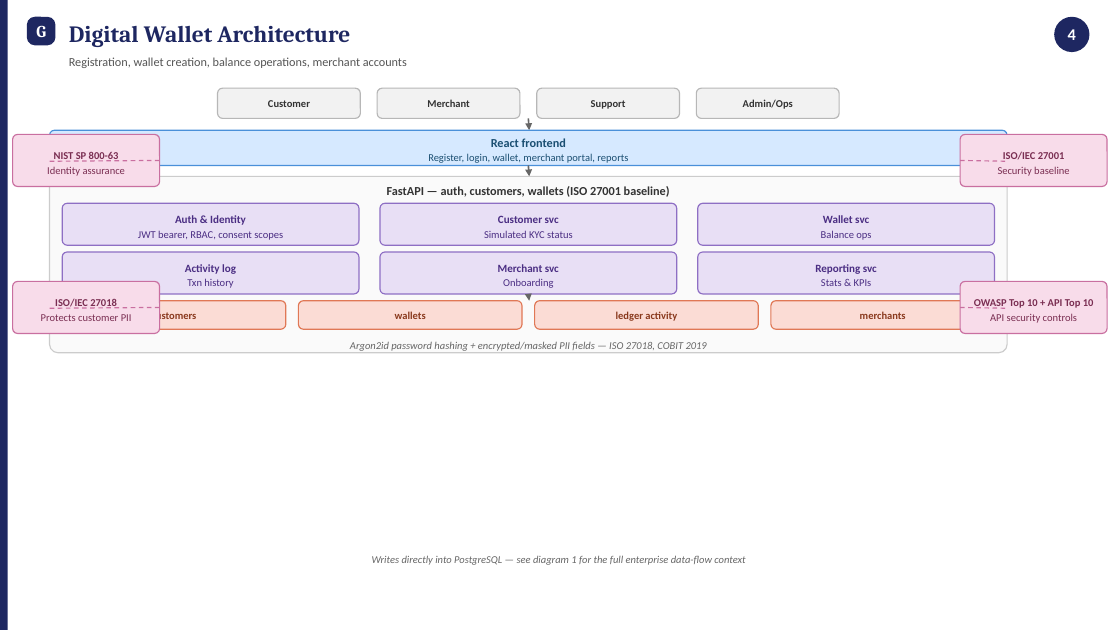
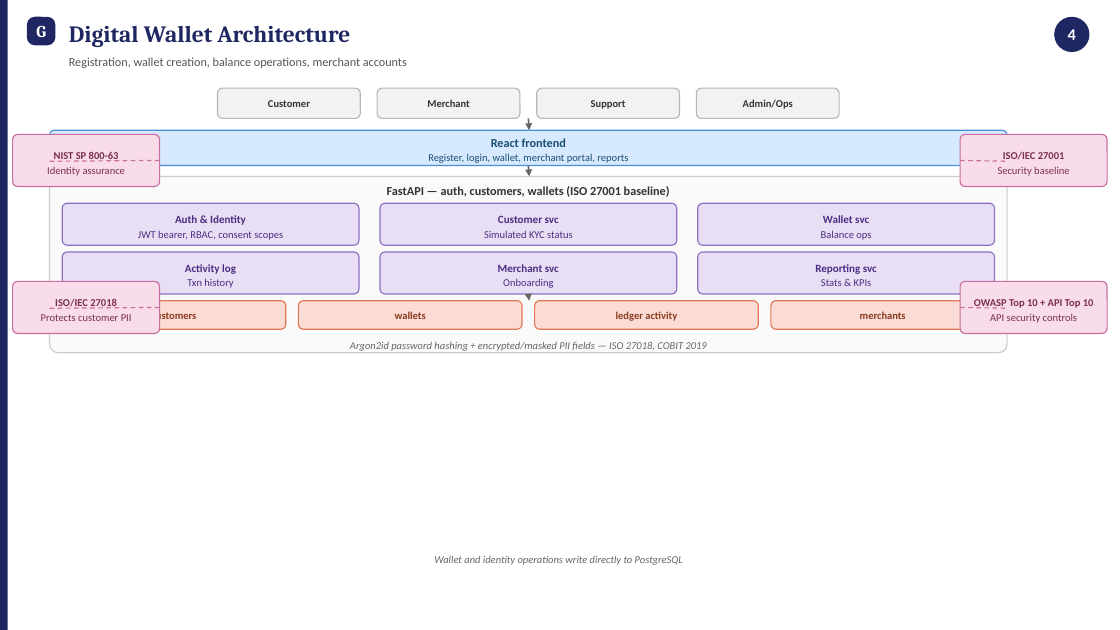
Before and after one commit to M-Abubakr04/GlobalPay_Fintech_Solution, a slide deck: slide 5 of docs/architecture/GlobalPay_Mandatory_Architecture_Deliverables.pptx. Drawn at 1120x630 pixels with LibreOffice and Linux fonts; fonts in the diff are those of the drawing. Boxes give left, top, right and bottom in pixels: in the first picture for what was removed or moved away, otherwise in the second. Text is boxed around its words. In the diff, an @@ line names an element or a change of style, - is before the commit and + after.

```diff
--- a/docs/architecture/GlobalPay_Mandatory_Architecture_Deliverables.pptx
+++ b/docs/architecture/GlobalPay_Mandatory_Architecture_Deliverables.pptx
@@ text at [434,556,683,565]: text changed @@
-Writes directly into PostgreSQL — see diagram 1 for the full enterprise data-flow context
+Wallet and identity operations write directly to PostgreSQL
```
Also in this commit, not shown: 6 other slides changed, 1 other file.
